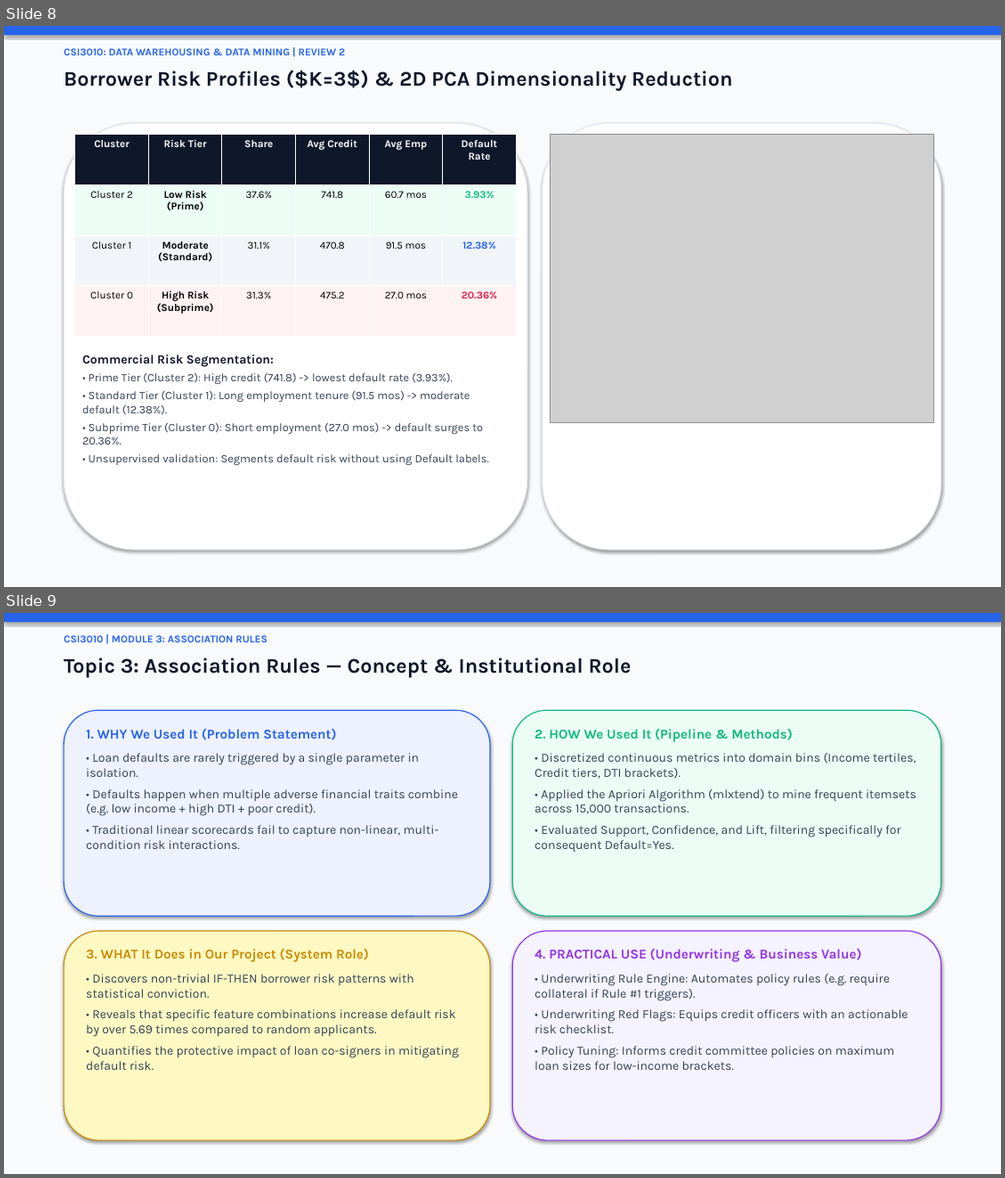
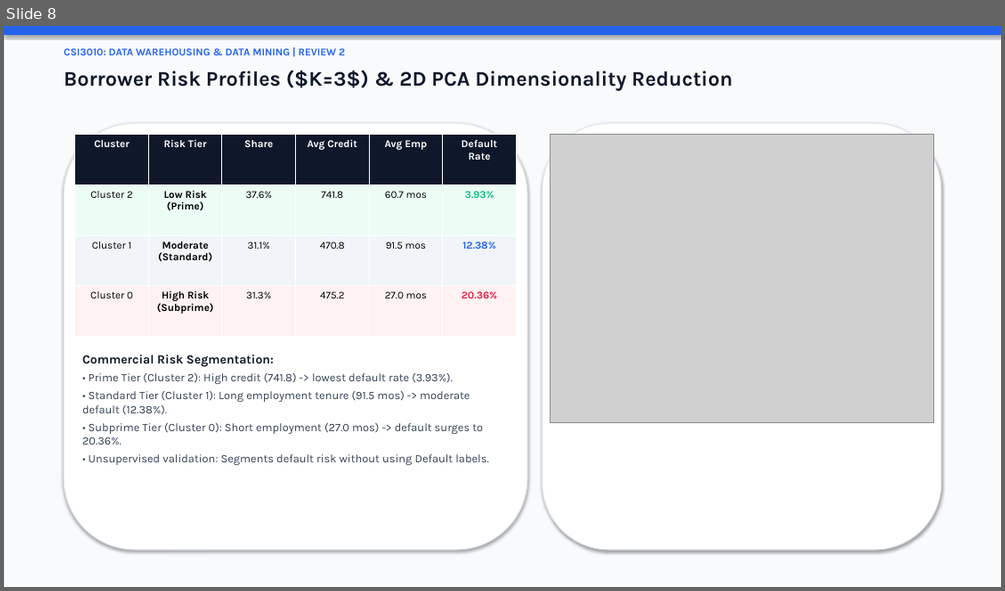
Before and after one commit to MahaprabhuK/Byte_Brigades_Loan_Default, a slide deck: Review2_ByteBrigades_LoanDefault.pptx. Shown one above the other, each under a label of ours: slides 8 and 9 before the commit, slide 8 after it. The pictures are 1005x1178 and 1005x591 pixels, drawn with LibreOffice and Linux fonts; fonts in the diff are those of the drawing; grey boxes stand for pictures. Boxes give left, top, right and bottom in pixels: in the first picture for what was removed or moved away, otherwise in the second. Text is boxed around its words. In the diff, an @@ line names an element or a change of style, - is before the commit and + after.

Commit message:
fix(presentation): resolve confusion matrix title overlap & format topic intros with exact What/Why/Where/How bullet structure

```diff
--- a/Review2_ByteBrigades_LoanDefault.pptx
+++ b/Review2_ByteBrigades_LoanDefault.pptx
@@ slide 9 removed at box(4, 613, 1001, 1174), background #F8FAFC @@
@@ rectangle removed at box(4, 613, 1001, 622) @@
@@ text removed at box(64, 635, 267, 642) @@
-CSI3010 | MODULE 3: ASSOCIATION RULES
@@ text removed at box(64, 657, 631, 677) @@
-Topic 3: Association Rules — Concept & Institutional Role
@@ rounded rectangle removed at box(64, 710, 490, 916) @@
@@ rounded rectangle removed at box(512, 710, 941, 916) @@
@@ text removed at box(86, 729, 458, 849) @@
-1. WHY We Used It (Problem Statement)
-• Loan defaults are rarely triggered by a single parameter in isolation.
-• Defaults happen when multiple adverse financial traits combine (e.g. low income + high DTI + poor credit).
-• Traditional linear scorecards fail to capture non-linear, multi-condition risk interactions.
@@ text removed at box(534, 728, 916, 852) @@
-2. HOW We Used It (Pipeline & Methods)
-• Discretized continuous metrics into domain bins (Income tertiles, Credit tiers, DTI brackets).
-• Applied the Apriori Algorithm (mlxtend) to mine frequent itemsets across 15,000 transactions.
-• Evaluated Support, Confidence, and Lift, filtering specifically for consequent Default=Yes.
@@ rounded rectangle removed at box(64, 931, 490, 1140) @@
@@ rounded rectangle removed at box(512, 931, 941, 1140) @@
@@ text removed at box(86, 948, 459, 1070) @@
-3. WHAT It Does in Our Project (System Role)
-• Discovers non-trivial IF-THEN borrower risk patterns with statistical conviction.
-• Reveals that specific feature combinations increase default risk by over 5.69 times compared to random applicants.
-• Quantifies the protective impact of loan co-signers in mitigating default risk.
@@ text removed at box(534, 949, 907, 1070) @@
-4. PRACTICAL USE (Underwriting & Business Value)
-• Underwriting Rule Engine: Automates policy rules (e.g. require collateral if Rule #1 triggers).
-• Underwriting Red Flags: Equips credit officers with an actionable risk checklist.
-• Policy Tuning: Informs credit committee policies on maximum loan sizes for low-income brackets.
```
Also in this commit, not shown: 2 slides changed, 3 slides added, 2 other slides removed, 2 other files.
